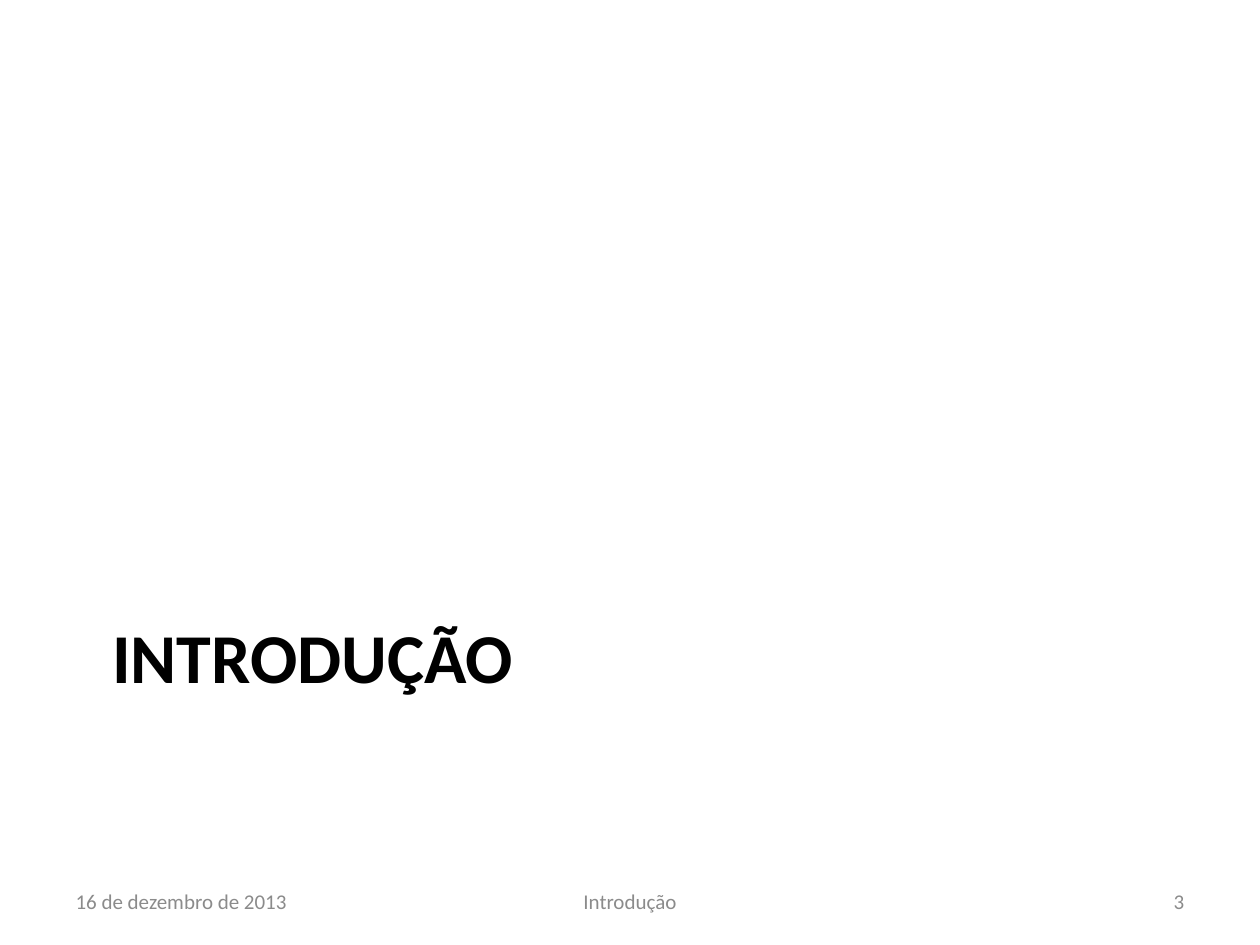
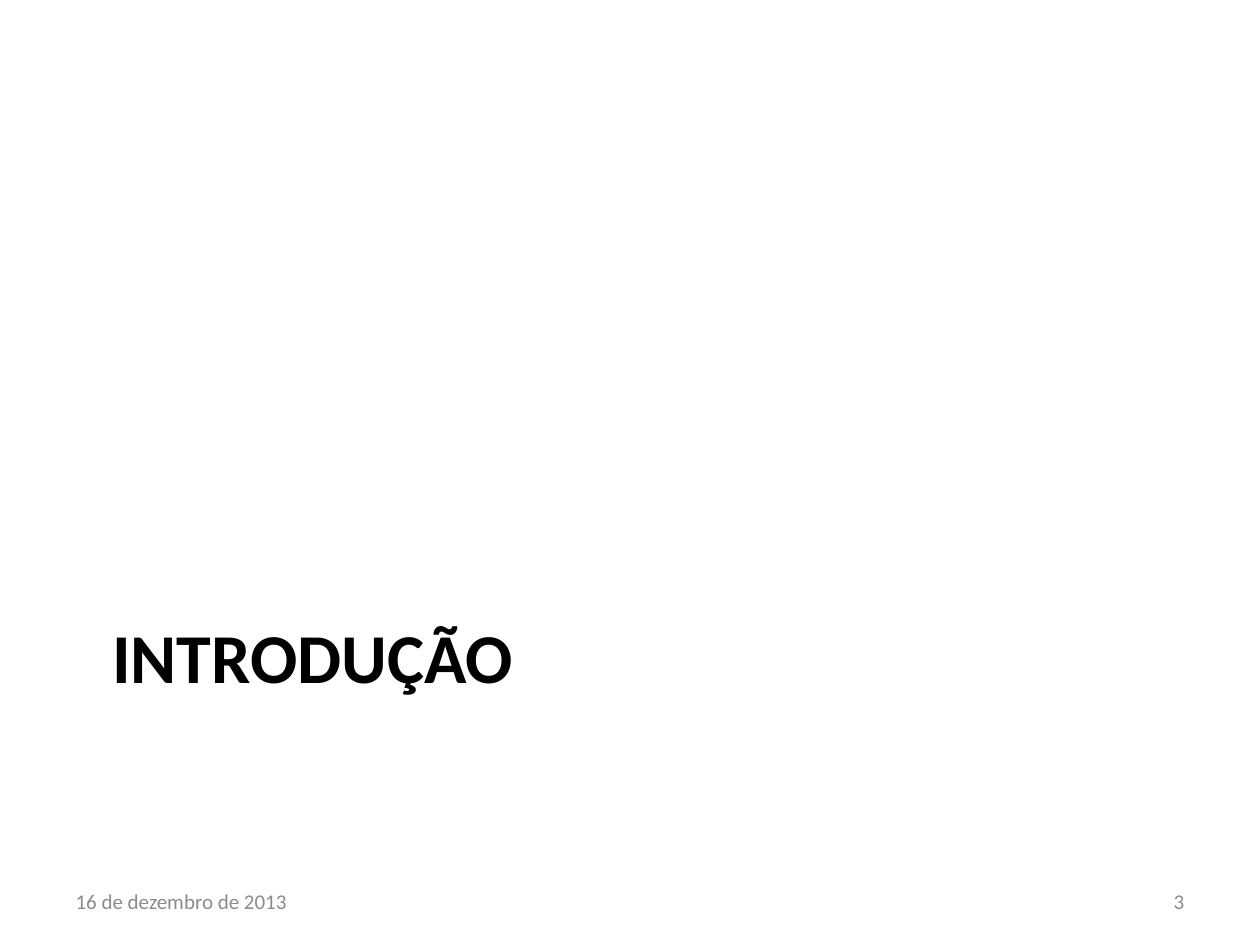
Before and after one commit to lsoliveira459/tg2, a slide deck: slide 3 of Apresentação/Estudo e Implementação de Reconfiguração Dinâmica.pptx. Drawn at 1260x945 pixels with LibreOffice and Linux fonts; fonts in the diff are those of the drawing; background and template pictures are left out. Boxes give left, top, right and bottom in pixels: in the first picture for what was removed or moved away, otherwise in the second. Text is boxed around its words. In the diff, an @@ line names an element or a change of style, - is before the commit and + after.

```diff
--- a/Apresentação/Estudo e Implementação de Reconfiguração Dinâmica.pptx
+++ b/Apresentação/Estudo e Implementação de Reconfiguração Dinâmica.pptx
@@ text removed at [583, 894, 676, 913] @@
-Introdução
```
Also in this commit, not shown: 2 other slides changed, 4 other files.
